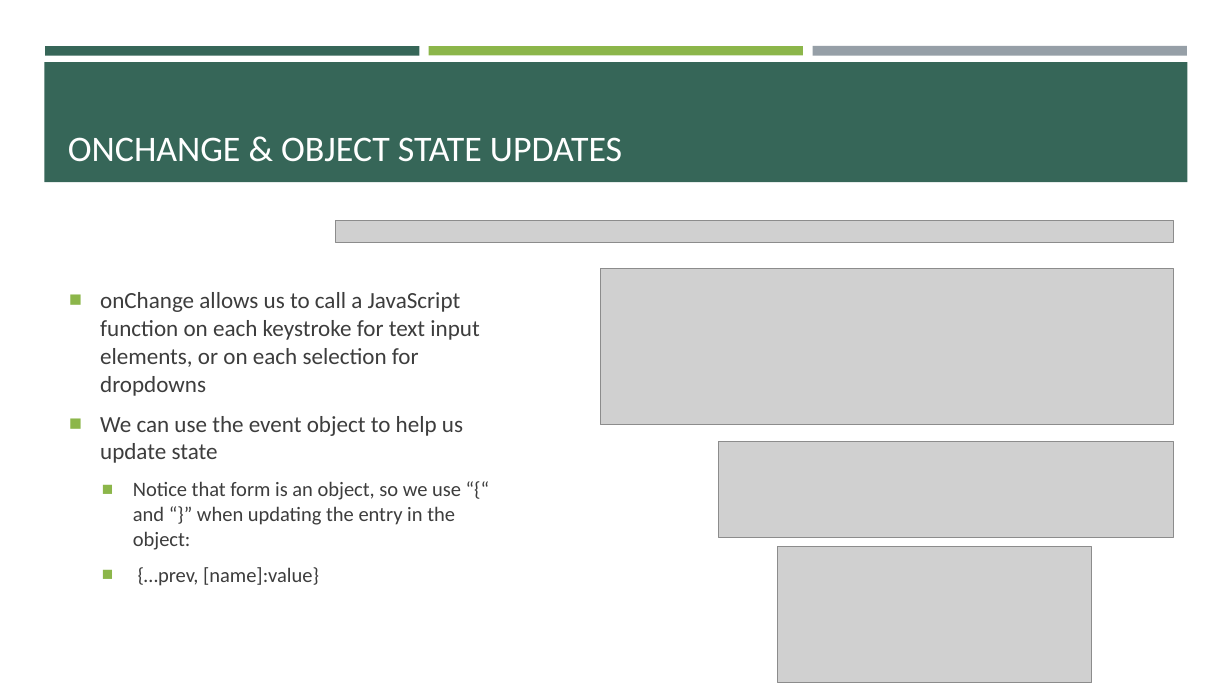
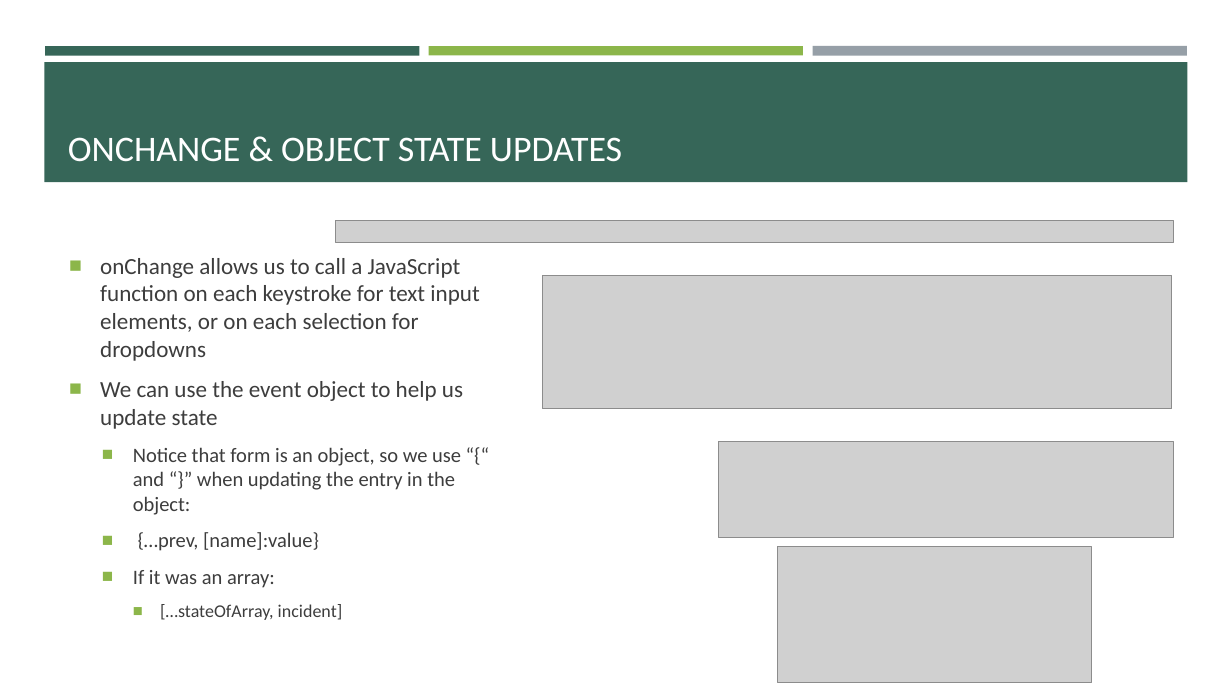
Before and after one commit to e-m-wilson/SNOW, a slide deck: slide 30 of Week_2/React.pptx. Drawn at 1232x693 pixels with LibreOffice and Linux fonts; fonts in the diff are those of the drawing; grey boxes stand for pictures. Boxes give left, top, right and bottom in pixels: in the first picture for what was removed or moved away, otherwise in the second. Text is boxed around its words. In the diff, an @@ line names an element or a change of style, - is before the commit and + after.

```diff
--- a/Week_2/React.pptx
+++ b/Week_2/React.pptx
@@ picture: place and size @@
-picture at <box>601,268,1174,425</box>
+picture at <box>543,275,1172,409</box>
@@ text at <box>133,570,343,620</box>: paragraphs added @@
+  ■ If it was an array:
+    ■ […stateOfArray, incident]
```
Also in this commit, not shown: 4 other slides changed, 9 slides added.
